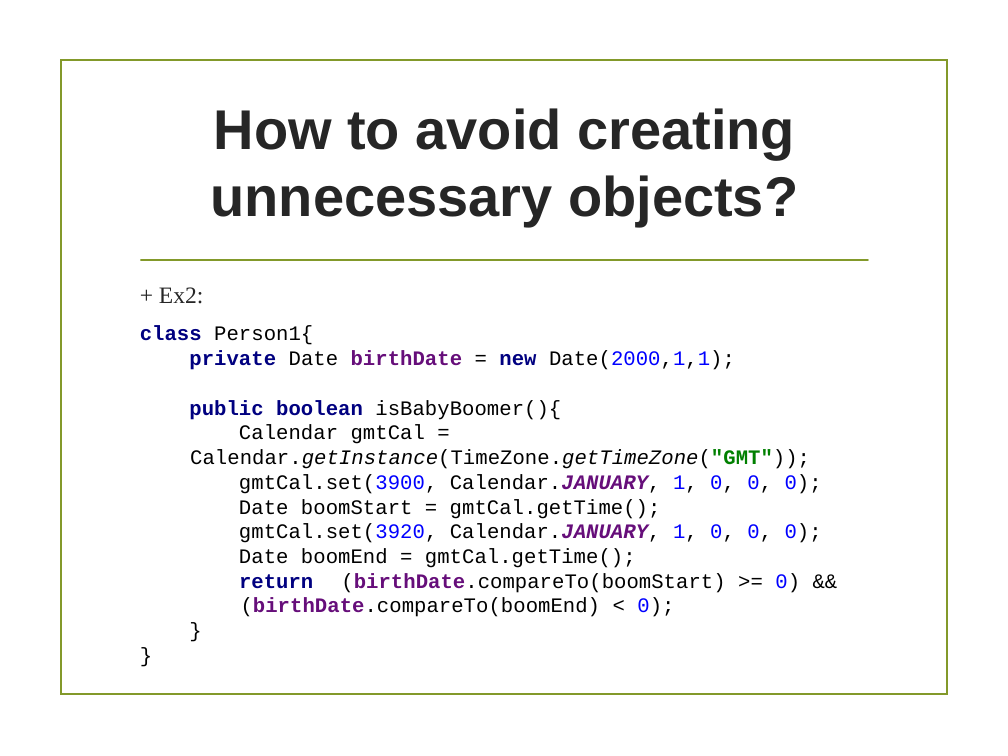
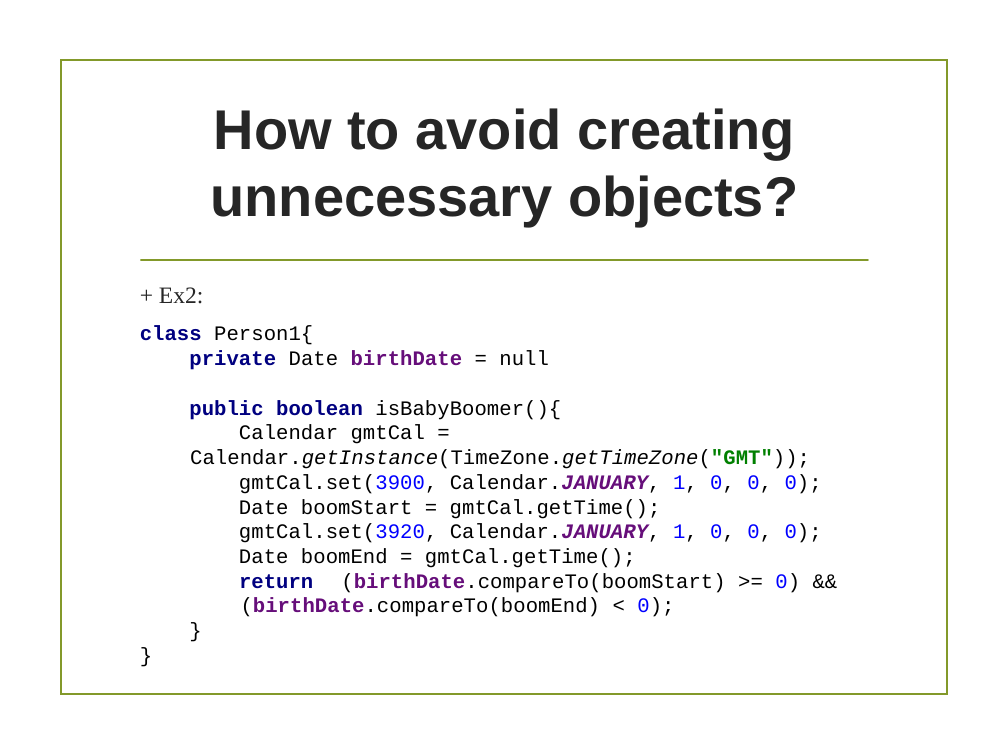
Before and after one commit to tiendatdk3493/Tai_Lieu, a slide deck: slide 5 of AVOID CREATING UNNECESSARY OBJECTS.pptx (slide 6 before the commit). Drawn at 1008x756 pixels with LibreOffice and Linux fonts; fonts in the diff are those of the drawing; background and template pictures are left out. Boxes give left, top, right and bottom in pixels: in the first picture for what was removed or moved away, otherwise in the second. Text is boxed around its words. In the diff, an @@ line names an element or a change of style, - is before the commit and + after.

```diff
--- a/AVOID CREATING UNNECESSARY OBJECTS.pptx
+++ b/AVOID CREATING UNNECESSARY OBJECTS.pptx
@@ text at (140, 326, 822, 617): text changed @@
-class Person1{
-private Date birthDate = new Date(2000,1,1);
-public boolean isBabyBoomer(){
-Calendar gmtCal = Calendar.getInstance(TimeZone.getTimeZone("GMT"));
-gmtCal.set(3900, Calendar.JANUARY, 1, 0, 0, 0);
-Date boomStart = gmtCal.getTime();
-gmtCal.set(3920, Calendar.JANUARY, 1, 0, 0, 0);
-Date boomEnd = gmtCal.getTime();
-return (birthDate.compareTo(boomStart) >= 0) && (birthDate.compareTo(boomEnd) < 0);
-}
-}
+class Person1{
+private Date birthDate = null
+public boolean isBabyBoomer(){
+Calendar gmtCal = Calendar.getInstance(TimeZone.getTimeZone("GMT"));
+gmtCal.set(3900, Calendar.JANUARY, 1, 0, 0, 0);
+Date boomStart = gmtCal.getTime();
+gmtCal.set(3920, Calendar.JANUARY, 1, 0, 0, 0);
+Date boomEnd = gmtCal.getTime();
+return (birthDate.compareTo(boomStart) >= 0) && (birthDate.compareTo(boomEnd) < 0);
+}
+}
```
Also in this commit, not shown: 2 other slides changed, 1 slide added, 1 slide removed.
